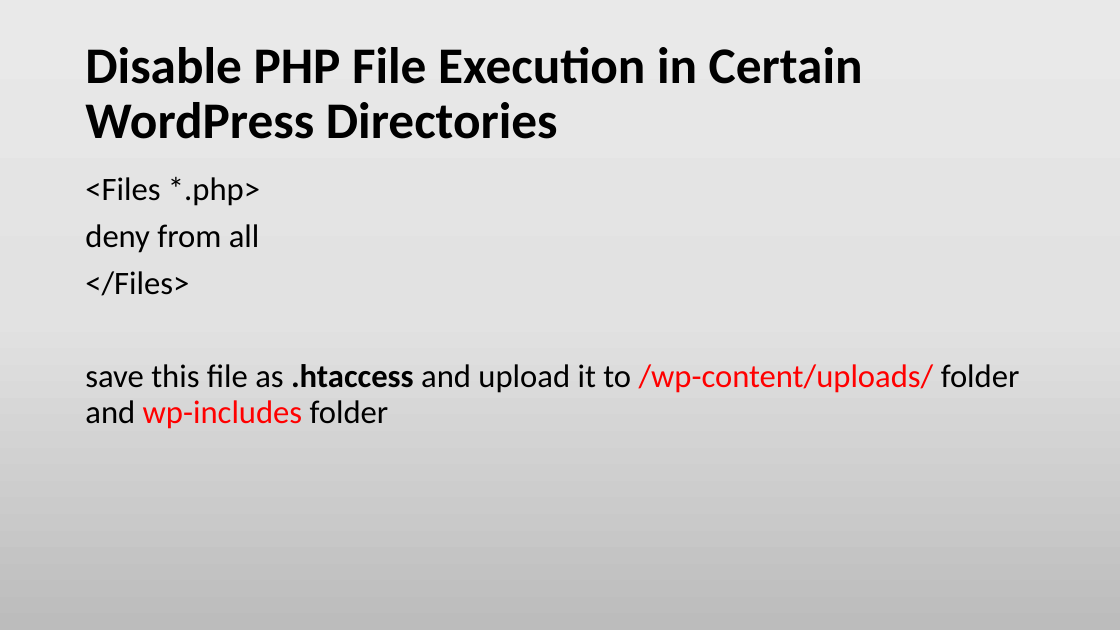
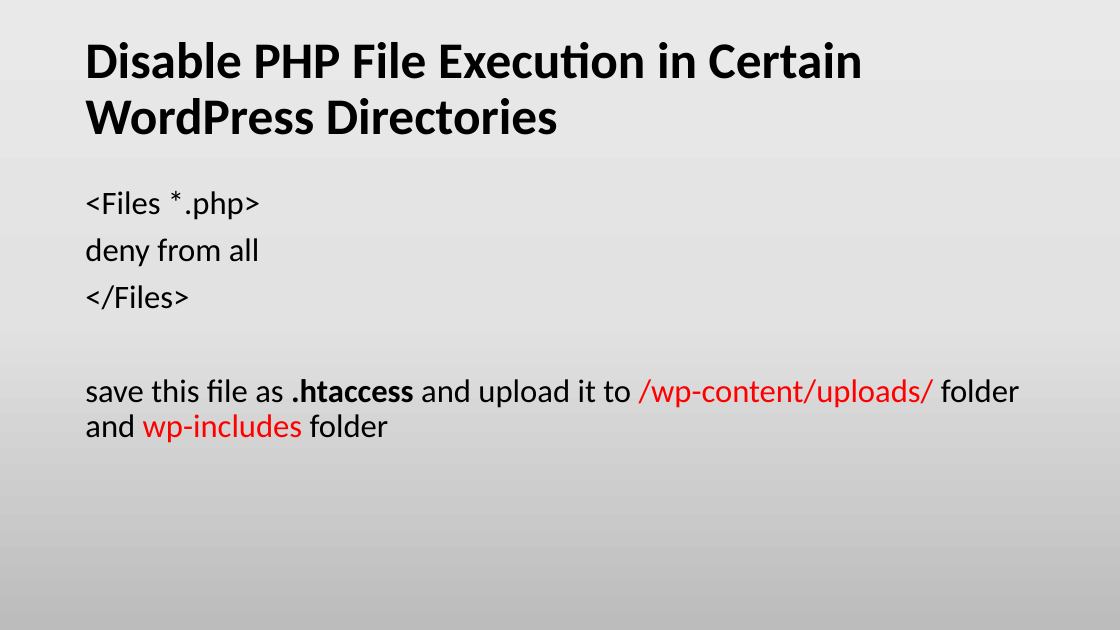
Before and after one commit to min-naing/Wordpress-Tuto-PowerPoint, a slide deck: slide 13 of 5. Wordpress Security.pptx. Drawn at 1120x630 pixels with LibreOffice and Linux fonts; fonts in the diff are those of the drawing. Boxes give left, top, right and bottom in pixels: in the first picture for what was removed or moved away, otherwise in the second. Text is boxed around its words. In the diff, an @@ line names an element or a change of style, - is before the commit and + after.

```diff
--- a/5. Wordpress Security.pptx
+++ b/5. Wordpress Security.pptx
@@ title "Disable PHP File Execution in ...": place and size @@
-title "Disable PHP File Execution in ..." at (85,47,863,139)
+title "Disable PHP File Execution in ..." at (85,42,863,135)
@@ text "<Files *.php>": place and size @@
-text "<Files *.php>" at (85,177,1020,429)
+text "<Files *.php>" at (85,191,1020,443)
```
Also in this commit, not shown: 1 other slide changed, 5 slides added, 3 other files.
